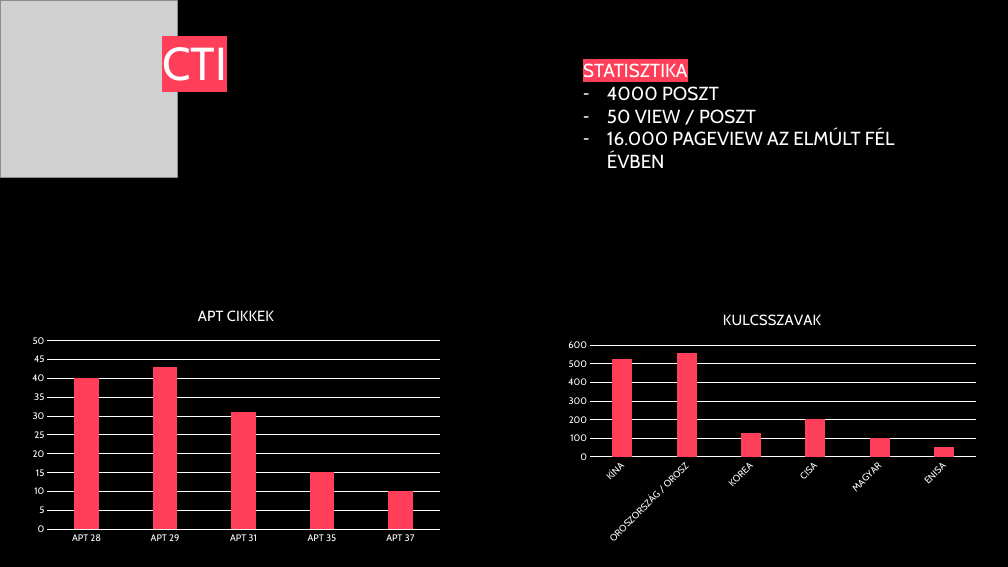
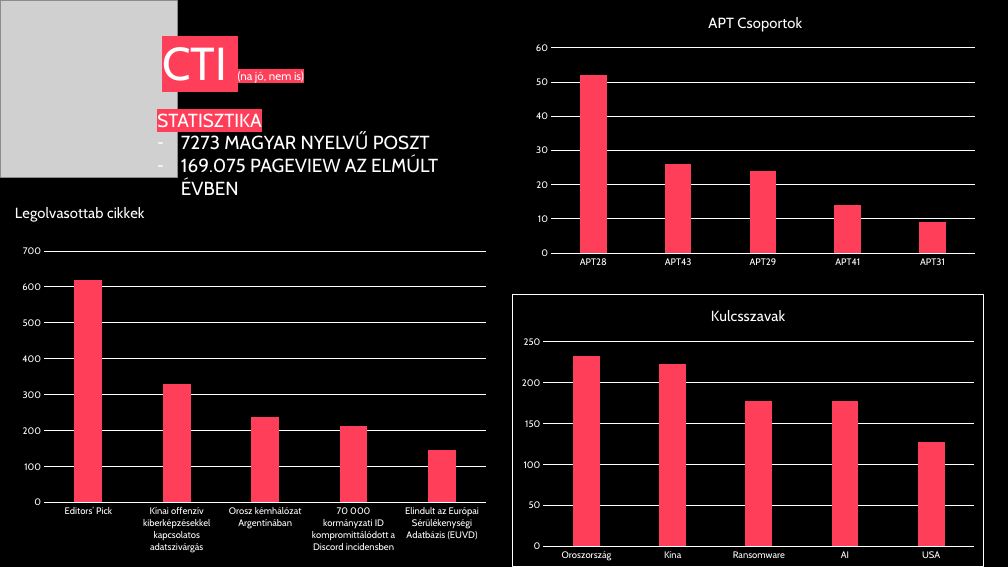
Before and after one commit to Lensver65/Yanac, a slide deck: slide 7 of Yanac_NKE.pptx. Drawn at 1008x567 pixels with LibreOffice and Linux fonts; fonts in the diff are those of the drawing; grey boxes stand for pictures. Boxes give left, top, right and bottom in pixels: in the first picture for what was removed or moved away, otherwise in the second. Text is boxed around its words. In the diff, an @@ line names an element or a change of style, - is before the commit and + after.

```diff
--- a/Yanac_NKE.pptx
+++ b/Yanac_NKE.pptx
@@ column chart added at <box>527,0,985,273</box> @@
+title "APT Csoportok "
+categories: APT28, APT43, APT29, APT41, APT31
+Series 1: 52, 26, 24, 14, 9
@@ text at <box>162,47,304,83</box>: text changed; size 44 to 11 pt @@
-CTI
+CTI (na jó, nem is)
@@ text "STATISZTIKA": place and size @@
-text "STATISZTIKA" at <box>583,63,895,168</box>
+text "STATISZTIKA" at <box>157,113,438,195</box>
@@ text at <box>181,135,438,195</box>: text changed @@
-– 4000 POSZT
-– 50 VIEW / POSZT
-– 16.000 PAGEVIEW AZ ELMÚLT FÉL ÉVBEN
+– 7273 MAGYAR NYELVŰ POSZT
+– 169.075 PAGEVIEW AZ ELMÚLT ÉVBEN
@@ column chart added at <box>13,201,496,560</box> @@
+title "Legolvasottab cikkek "
+categories: Editors’ Pick, Kínai offenzív kiberképzésekkel kapcsolatos adatszivárgás, Orosz kémhálózat Argentínában, 70 000 kormányzati ID kompromittálódott a Discord incidensben, Elindult az Európai Sérülékenységi Adatbázis (EUVD)
+Series 1: 620, 330, 240, 210, 150
@@ column chart removed at <box>24,293,448,549</box> @@
-title "APT CIKKEK "
-categories: APT 28, APT 29, APT 31, APT 35, APT 37
-Series 1: 40, 43, 31, 15, 10
@@ column chart at <box>512,293,984,567</box> @@
@@ title "KULCSSZAVAK " to "Kulcsszavak " @@
-categories: KÍNA, OROSZORSZÁG / OROSZ, KOREA, CISA, MAGYAR, ENISA
+categories: Oroszország, Kína, Ransomware, AI, USA
-Series 1: 520, 560, 130, 200, 100, 50
+Series 1: 232, 223, 177, 177, 128
@@ border changed @@
@@ column chart: place and size @@
-column chart at <box>560,299,985,549</box>
+column chart at <box>512,293,984,567</box>
```
Also in this commit, not shown: 6 other slides changed, 4 slides added.
